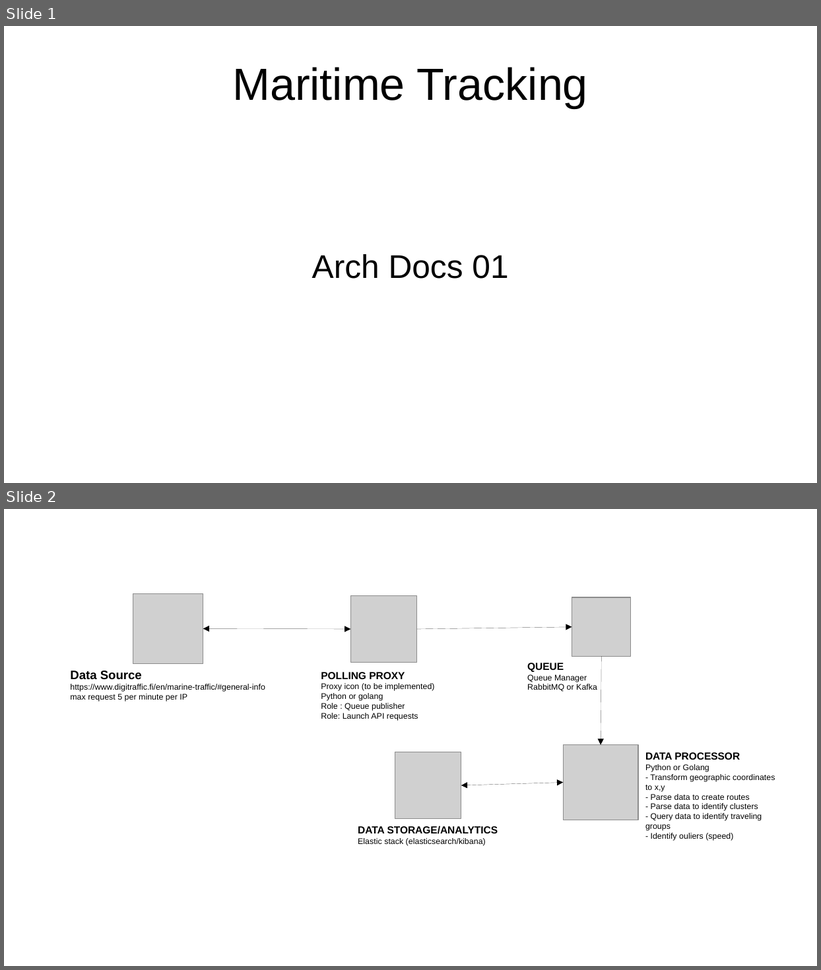
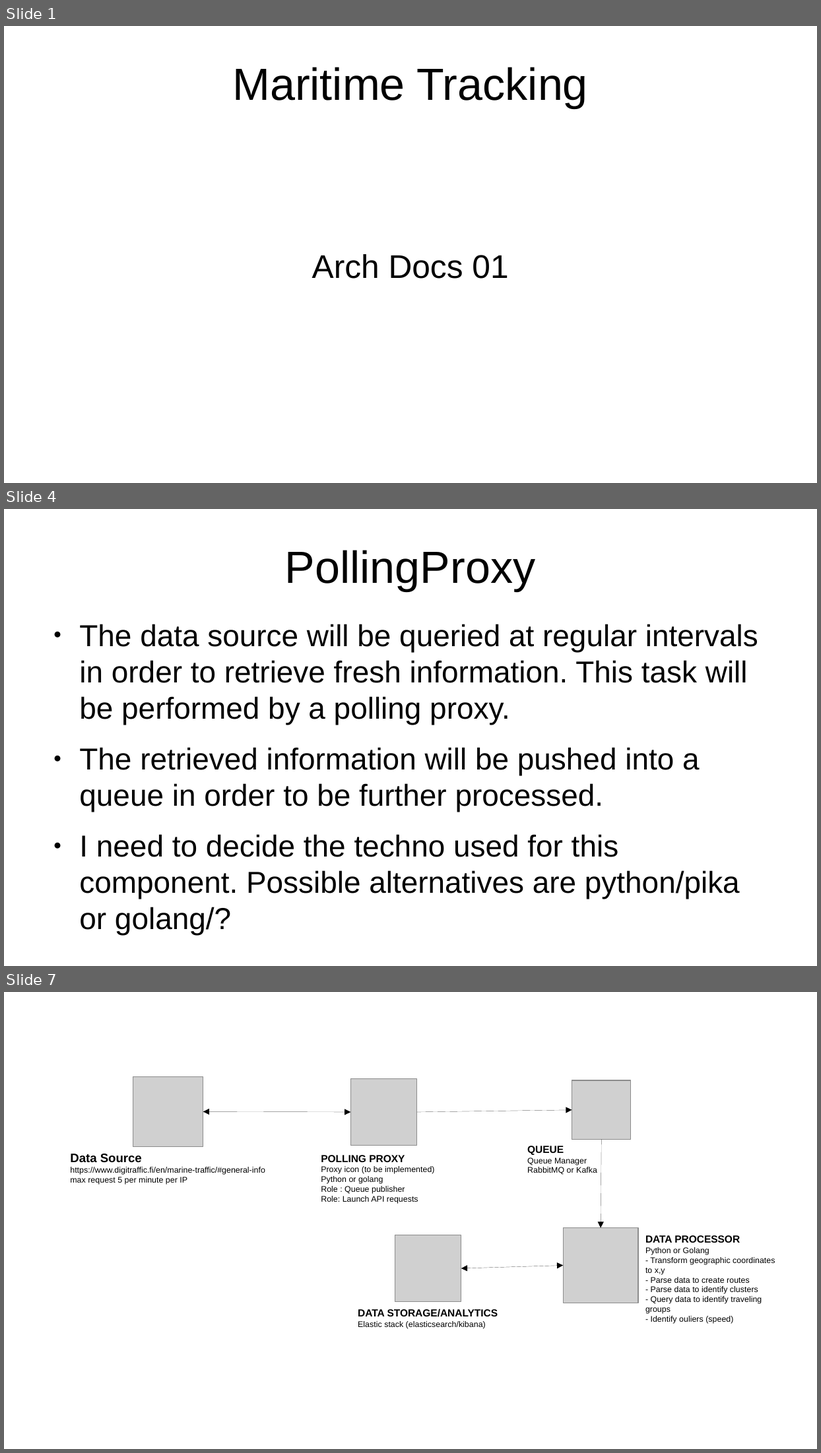
Before and after one commit to helberius/maritime_tracking, a slide deck: arch_docs/arch_design_01.odp. Shown one above the other, each under a label of ours: slides 1 and 2 before the commit, slides 1, 4 and 7 after it; the slides between them are not shown. The pictures are 821x970 and 821x1453 pixels, drawn with LibreOffice and Linux fonts; fonts in the diff are those of the drawing; grey boxes stand for pictures. Boxes give left, top, right and bottom in pixels: in the first picture for what was removed or moved away, otherwise in the second. Text is boxed around its words. In the diff, an @@ line names an element or a change of style, - is before the commit and + after.

```diff
--- a/arch_docs/arch_design_01.odp
+++ b/arch_docs/arch_design_01.odp
@@ slide 4 added at (4,509,817,966), background #FFFFFF @@
@@ title added at (285,550,535,591), 44 pt, text #000000 @@
+PollingProxy
@@ text added at (79,624,758,899), 29.6 pt, text #000000 @@
+● The data source will be queried at regular intervals in order to retrieve fresh information. This task will be performed by a polling proxy.
+● The retrieved information will be pushed into a queue in order to be further processed.
+● I need to decide the techno used for this component. Possible alternatives are python/pika or golang/?
@@ what was slide 2 is now slide 7 @@
```
Also in this commit, not shown: 4 other slides added.
